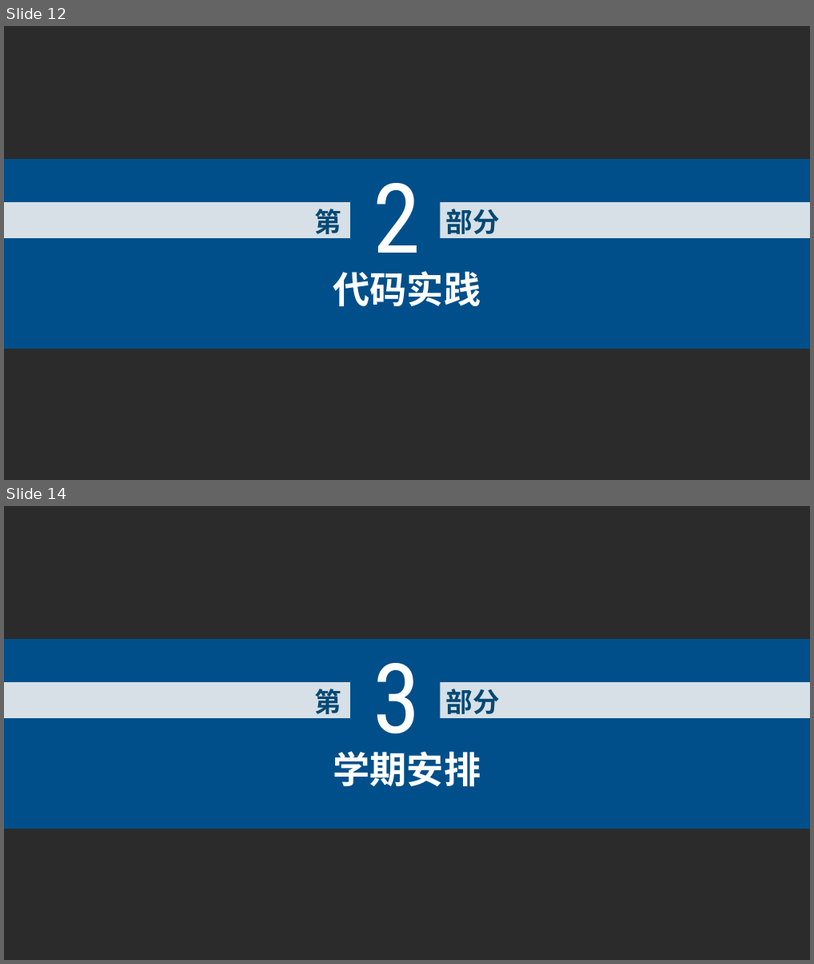
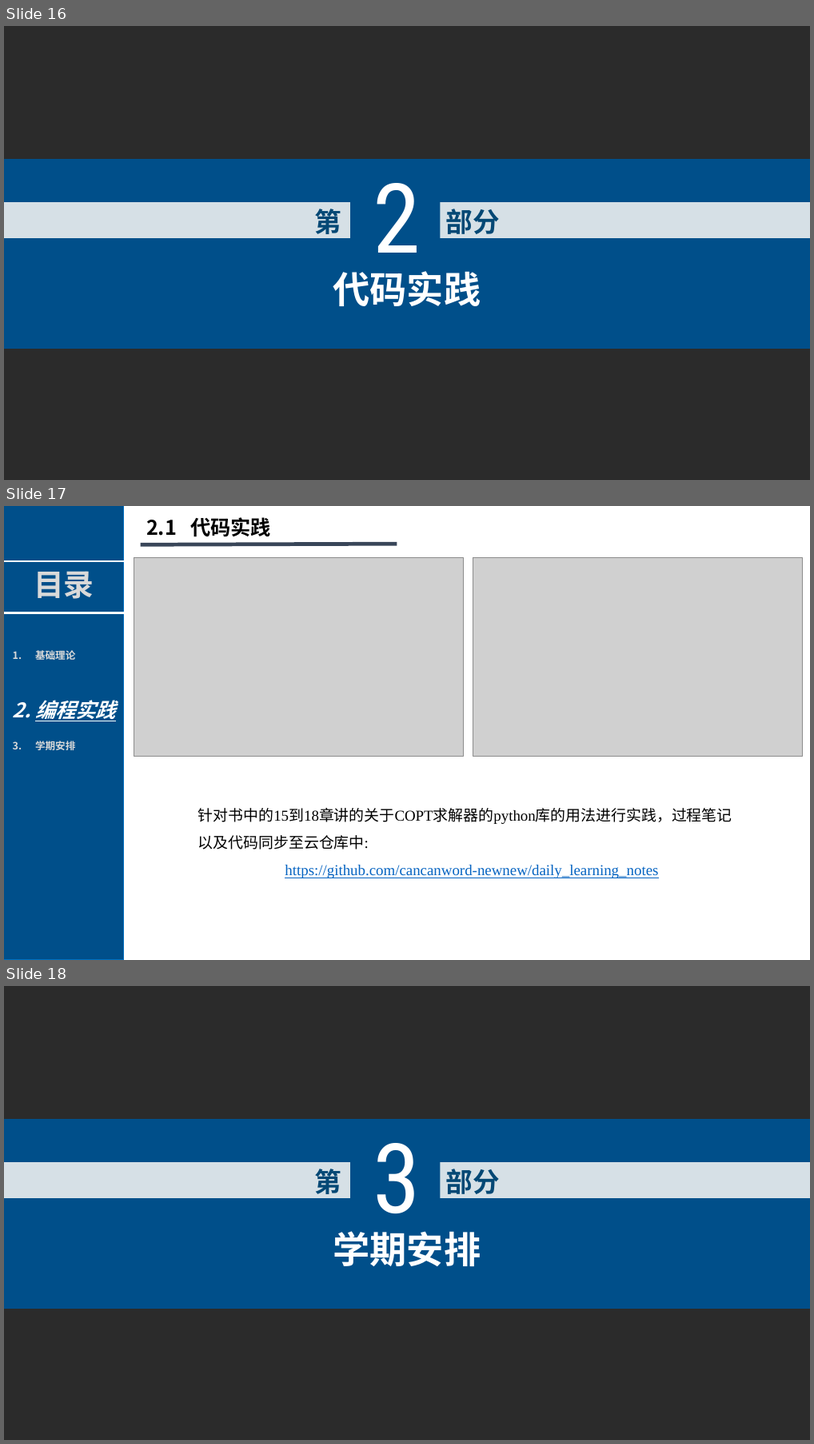
Before and after one commit to cancanword-newnew/daily_learning_notes, a slide deck: operations_Research/运筹优化汇报.pptx. Shown one above the other, each under a label of ours: slides 12 and 14 before the commit, slides 16, 17 and 18 after it; the slides between them are not shown. The pictures are 814x964 and 814x1444 pixels, drawn with LibreOffice and Linux fonts; fonts in the diff are those of the drawing; grey boxes stand for pictures; background and template pictures are left out; a plain dark background stands for a picture behind light text. Boxes give left, top, right and bottom in pixels: in the first picture for what was removed or moved away, otherwise in the second. Text is boxed around its words. In the diff, an @@ line names an element or a change of style, - is before the commit and + after.

```diff
--- a/operations_Research/运筹优化汇报.pptx
+++ b/operations_Research/运筹优化汇报.pptx
@@ slide 17 added at bbox=[4, 506, 810, 960], background picture (left out) @@
@@ rectangle added at bbox=[4, 506, 122, 576], fill #394659 @@
@@ rectangle added at bbox=[4, 506, 124, 960], fill #004F8A, outline #0070C0 1 pt @@
@@ text added at bbox=[146, 517, 271, 537], 24 pt, text #000000, bold @@
+2.1 代码实践
@@ line added from (141, 544) to (398, 544), #394659 4.5 pt @@
@@ rectangle added at bbox=[4, 576, 122, 960], fill #4B5C75 @@
@@ line added from (4, 561) to (124, 561), #FFFFFF 2 pt @@
@@ text added at bbox=[34, 571, 94, 599], 36 pt, text #D9D9D9, bold @@
+目录
@@ picture added at bbox=[134, 558, 464, 756] @@
@@ picture added at bbox=[474, 558, 803, 756] @@
@@ line added from (4, 613) to (124, 613), #FFFFFF 2 pt @@
@@ text added at bbox=[35, 650, 116, 750], 12 pt, text #D9D9D9, bold @@
+1. 基础理论
+2. 编程实践
+3. 学期安排
@@ text added at bbox=[198, 808, 733, 878], 18 pt, text #0563C1, underline @@
+针对书中的15到18章讲的关于COPT求解器的python库的用法进行实践，过程笔记以及代码同步至云仓库中:
+https://github.com/cancanword-newnew/daily_learning_notes
@@ what was slide 12 is now slide 16 @@
@@ what was slide 14 is now slide 18 @@
```
Also in this commit, not shown: 12 slides changed, 4 other slides added, 1 slide removed, 1 other file.
